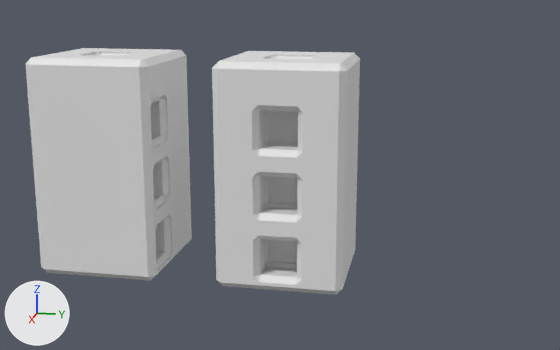
The Blender file blender/utils/m4_dovetail_mount.blend, before and after one commit.
The view is the same before and after, from a camera (50 mm lens) standing at (130.1, 22.4, 49.0) and looking at (10.0, -1.6, 19.0). The lights are fixed; the arrows at lower left show +X, +Y and +Z.

In view in the first picture: 'dovetail_cube_front', 'dovetail_cube_side'.
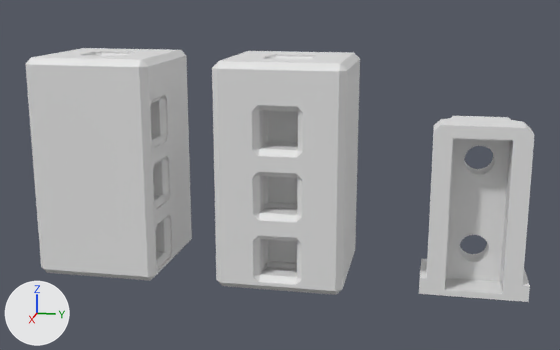
Location of each change, [x1, y1, x2, y2] in pixels of the pictures (560 x 350 px):
'ext_dovetail_m4_dummy', added
    after: [419, 116, 535, 302]

What changed in the scene script:
```text
Add me_cube_001:
    me_cube_001.from_pydata(...)  # 340 vertices, 200 faces; spans x -5.5..4.0, y -8.6..8.6, z -6.5..21.5
Add ob_ext_dovetail_m4_dummy:
    ob_ext_dovetail_m4_dummy = bpy.data.objects.new('ext_dovetail_m4_dummy', me_cube_001)
    ob_ext_dovetail_m4_dummy.location = (5.2, 30.0, 6.4)
```
